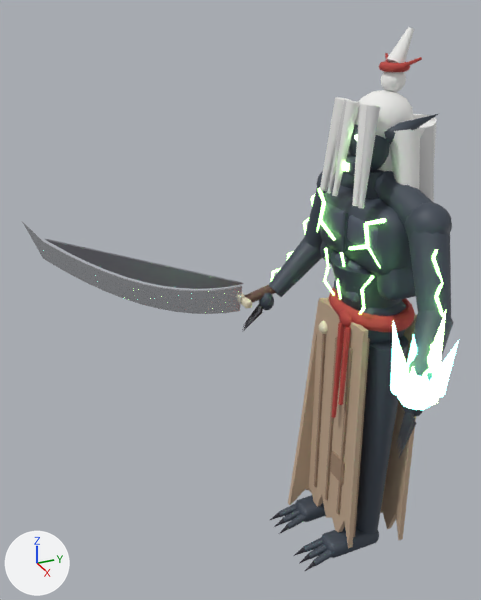
The FBX model Assets/Models/Mandrake.fbx, before and after one commit.
Camera for both pictures: a 50 mm lens placed at (1.83, -1.35, 2.06), pointed at (0.01, -0.53, 1.15). Every picture has the same lights, and +X, +Y and +Z are marked at lower left. The older version comes first. Vertices at exactly the same position are counted once.

Script lines for the objects in view, before the commit:
```python
ob_mandrake = bpy.data.objects.new('Mandrake', me_mandrake)
ob_mandrake.location = (0.0, 0.0, 0.0)
```
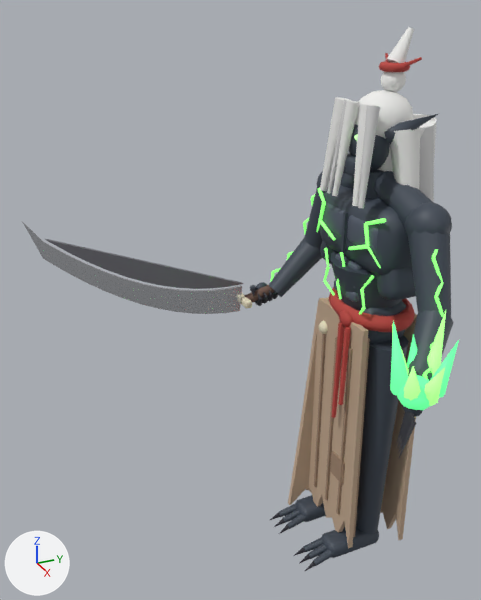
Changed parts and their boxes [x1, y1, x2, y2] in the pictures (481 x 600 px; the box of a moved part takes in the faces that stretch with it):
'Mandrake', recoloured, surface changed, reshaped: [23, 27, 459, 572] in both
part 1 of me_mandrake, moved or reshaped: before [242, 307, 263, 330]; after [258, 294, 263, 300]
part 2 of me_mandrake, moved or reshaped (not visible afterwards): before [242, 309, 263, 332]
part 3 of me_mandrake, deleted: before [342, 162, 349, 171]
part 4 of me_mandrake, moved or reshaped: before [243, 293, 274, 327]; after [255, 282, 273, 306]

The change, as a diff of the scene's bpy script:
```diff
--- a/Assets/Models/Mandrake.fbx.py
+++ b/Assets/Models/Mandrake.fbx.py
@@ mat_rune @@
 mat_rune.roughness = 0.55
-mat_rune.emission_color = (0.35, 1.0, 0.25)  # green #a0ff89
-mat_rune.emission_strength = 5.0
+mat_rune.emission_color = (0.2, 1.0, 0.15)  # green #7cff6c
+mat_rune.emission_strength = 1.0
@@ mat_eye @@
 mat_eye.emission_color = (0.5, 1.0, 0.4)  # green #bcffaa
-mat_eye.emission_strength = 10.0
+mat_eye.emission_strength = 1.0
@@ mat_bale @@
 mat_bale.emission_color = (0.45, 1.0, 0.3)  # green #b3ff95
-mat_bale.emission_strength = 8.0
+mat_bale.emission_strength = 1.0
@@ mat_bale_teal @@
 mat_bale_teal = principled_material('bale_teal')
-mat_bale_teal.base_color = (0.25, 0.95, 0.75)  # cyan #89f9e1
+mat_bale_teal.base_color = (0.1, 0.75, 0.25)  # green #59e189
 mat_bale_teal.roughness = 0.55
-mat_bale_teal.emission_color = (0.2, 0.9, 0.7)  # cyan #7cf3da
-mat_bale_teal.emission_strength = 6.0
+mat_bale_teal.emission_color = (0.1, 0.75, 0.25)  # green #59e189
+mat_bale_teal.emission_strength = 1.0
@@ me_mandrake @@
 # used by ob_mandrake; location = (0.0, 0.0, 0.0)
-me_mandrake.from_pydata(...)  # 4757 vertices, 4463 faces; spans x -0.41..0.65, y -1.14..0.23, z 0.0..1.97
+me_mandrake.from_pydata(...)  # 4884 vertices, 4546 faces; spans x -0.41..0.65, y -1.14..0.23, z 0.0..1.97
+# me_mandrake part 1: the loose piece of 7 vertices spanning x -0.33..-0.31, y -0.38..-0.28, z 0.86..0.95 is multiplied about its middle by the matrix ((0.082, -0.006, 0.268), (-0.267, -0.014, 0.082), (0.012, -0.28, -0.01)), then moved by (-0.01, 0.03, 0.09)
+# me_mandrake part 2: the loose piece of 7 vertices spanning x -0.31..-0.29, y -0.39..-0.29, z 0.86..0.95 is multiplied about its middle by the matrix ((0.057, -0.003, 0.185), (-0.185, -0.01, 0.057), (0.008, -0.194, -0.006)), then moved by (-0.02, 0.11, 0.1)
+# me_mandrake part 3: the loose piece of 8 vertices spanning x -0.03..0.02, y -0.16..-0.15, z 1.55..1.57 is deleted
+# me_mandrake part 4: 3 vertices moved within x -0.35..-0.31, y -0.28..-0.24, z 0.95..0.99; 75 vertices removed from x -0.37..-0.3, y -0.37..-0.23, z 0.86..1.0; 143 vertices added at x -0.4..-0.31, y -0.31..-0.23, z 0.94..1.02
+# other edits to the shape of me_mandrake do not show in these pictures
 me_mandrake.materials.append(mat_skin)
```
